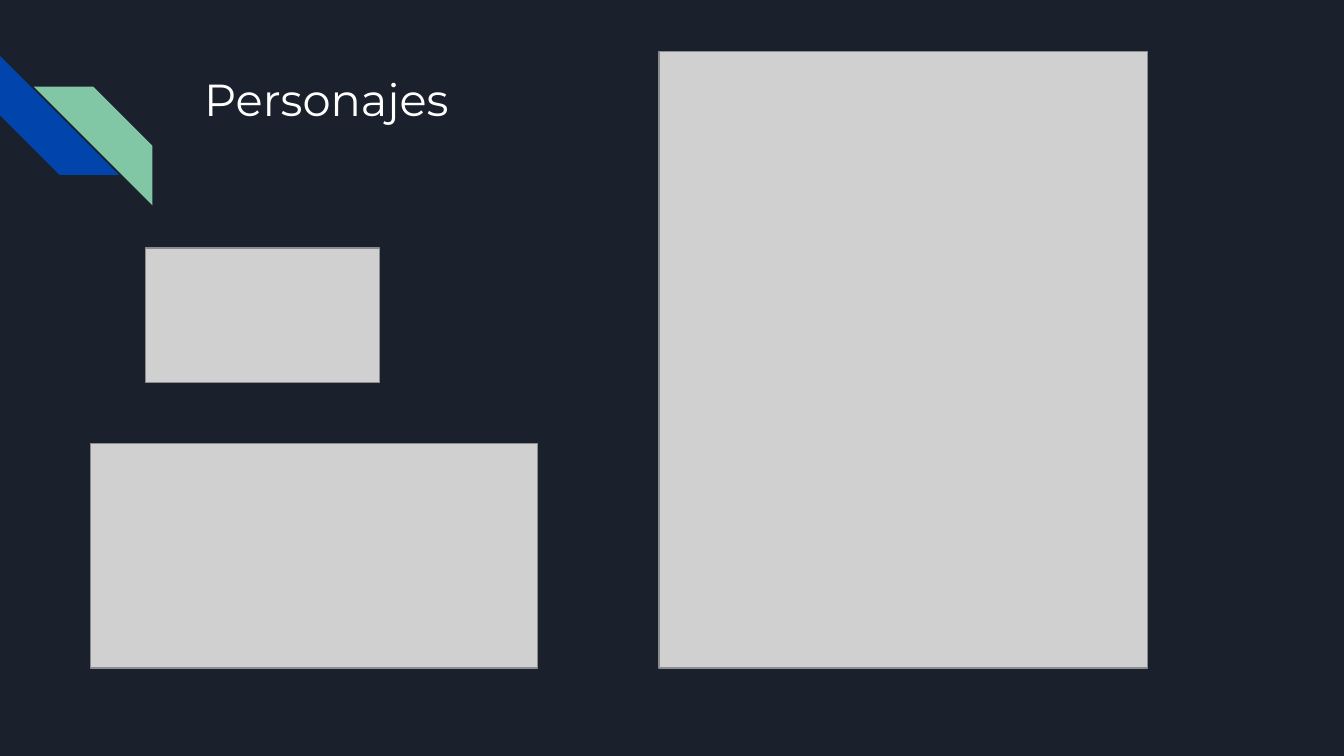
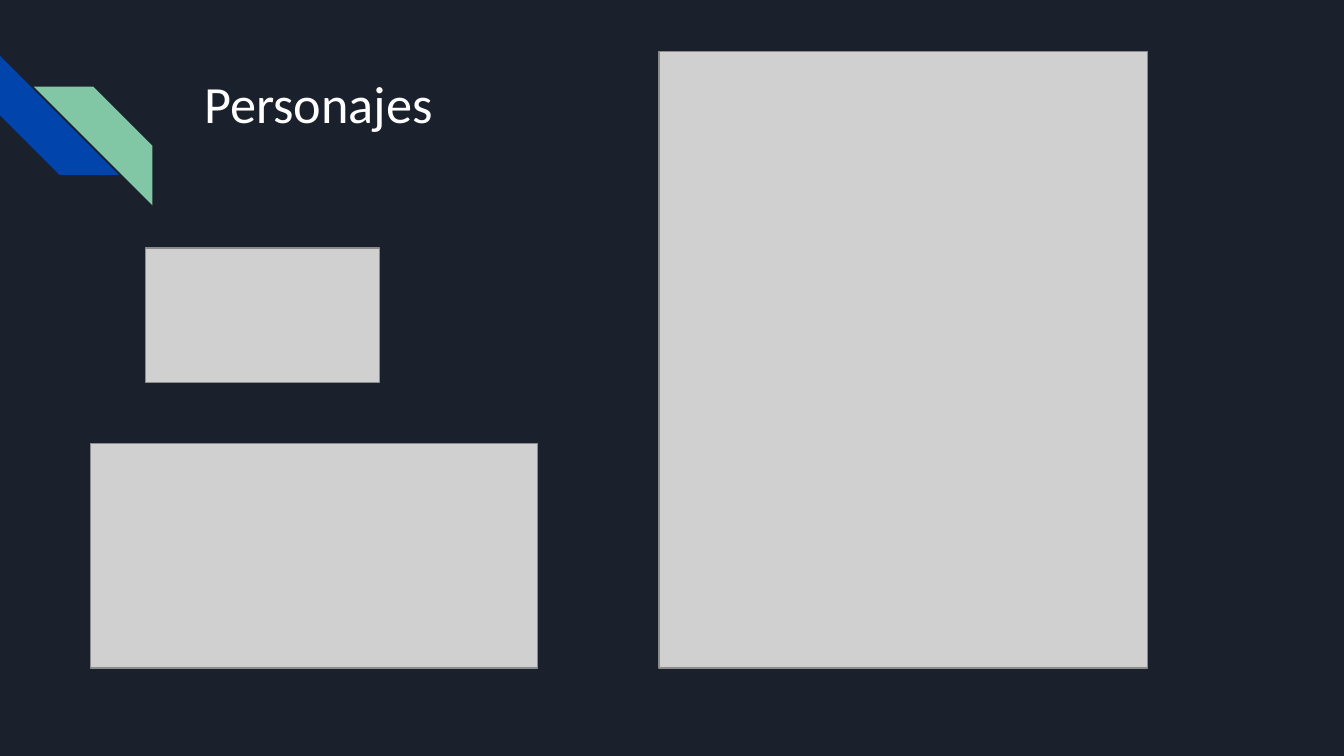
Before and after one commit to broxigar91/TFG, a slide deck: slide 10 of TFG.pptx (slide 6 before the commit). Drawn at 1344x756 pixels with LibreOffice and Linux fonts; fonts in the diff are those of the drawing; grey boxes stand for pictures. Boxes give left, top, right and bottom in pixels: in the first picture for what was removed or moved away, otherwise in the second. Text is boxed around its words. In the diff, an @@ line names an element or a change of style, - is before the commit and + after.

```diff
--- a/TFG.pptx
+++ b/TFG.pptx
@@ title "Personajes" at [204,87,432,132]: size 24 to 28 pt, font Montserrat to Calibri @@
```
Also in this commit, not shown: 10 other slides changed, 4 slides added, 4 slides removed.
